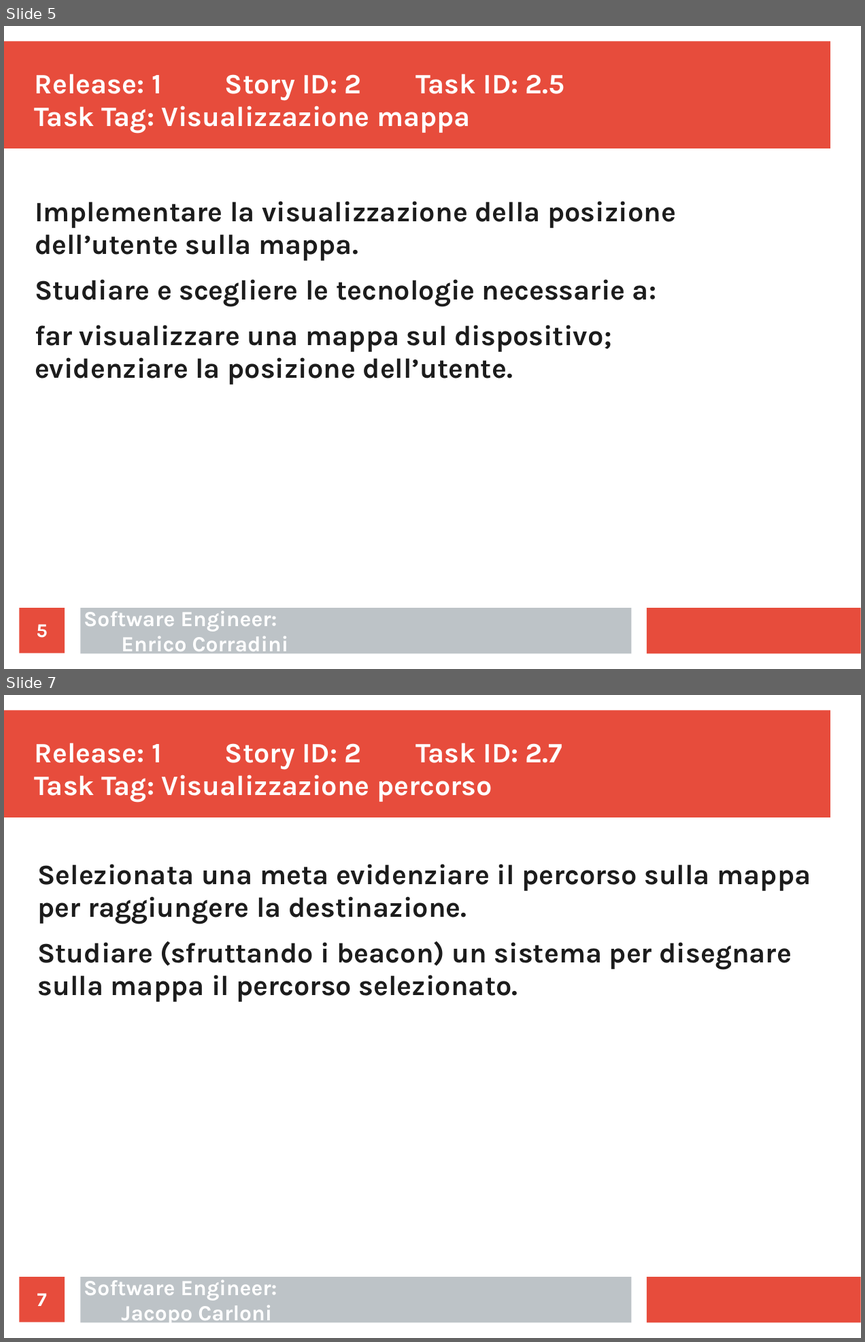
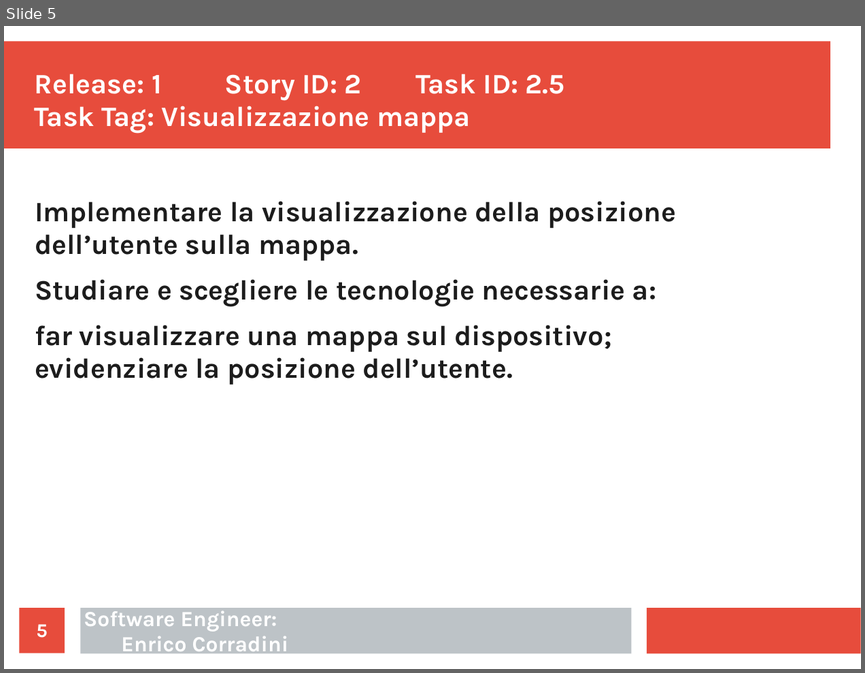
Before and after one commit to ecorradini/ProgettoIDS, a slide deck: AnalisiRequisiti/Task/UT2/TaskGestioneMappeClient.ppt. Shown one above the other, each under a label of ours: slides 5 and 7 before the commit, slide 5 after it; the slides between them are not shown. The pictures are 865x1342 and 865x673 pixels, drawn with LibreOffice and Linux fonts; fonts in the diff are those of the drawing. Boxes give left, top, right and bottom in pixels: in the first picture for what was removed or moved away, otherwise in the second. Text is boxed around its words. In the diff, an @@ line names an element or a change of style, - is before the commit and + after.

Commit message:
task ut3 conclusi

```diff
--- a/AnalisiRequisiti/Task/UT2/TaskGestioneMappeClient.ppt
+++ b/AnalisiRequisiti/Task/UT2/TaskGestioneMappeClient.ppt
@@ slide 7 removed at [4, 695, 861, 1338], background #FFFFFF; not listed: 3 template elements that a slide beside it also shows @@
@@ text removed at [35, 743, 562, 802] @@
-Release: 1 Story ID: 2 Task ID: 2.7
-Task Tag: Visualizzazione percorso
@@ text removed at [37, 864, 811, 1002] @@
-Selezionata una meta evidenziare il percorso sulla mappa per raggiungere la destinazione.
-Studiare (sfruttando i beacon) un sistema per disegnare sulla mappa il percorso selezionato.
@@ page number removed at [20, 1276, 65, 1322] @@
-7
@@ text removed at [84, 1275, 277, 1325] @@
-Software Engineer:
-Jacopo Carloni
```
Also in this commit, not shown: 3 slides changed, 2 slides added, 1 other file.
